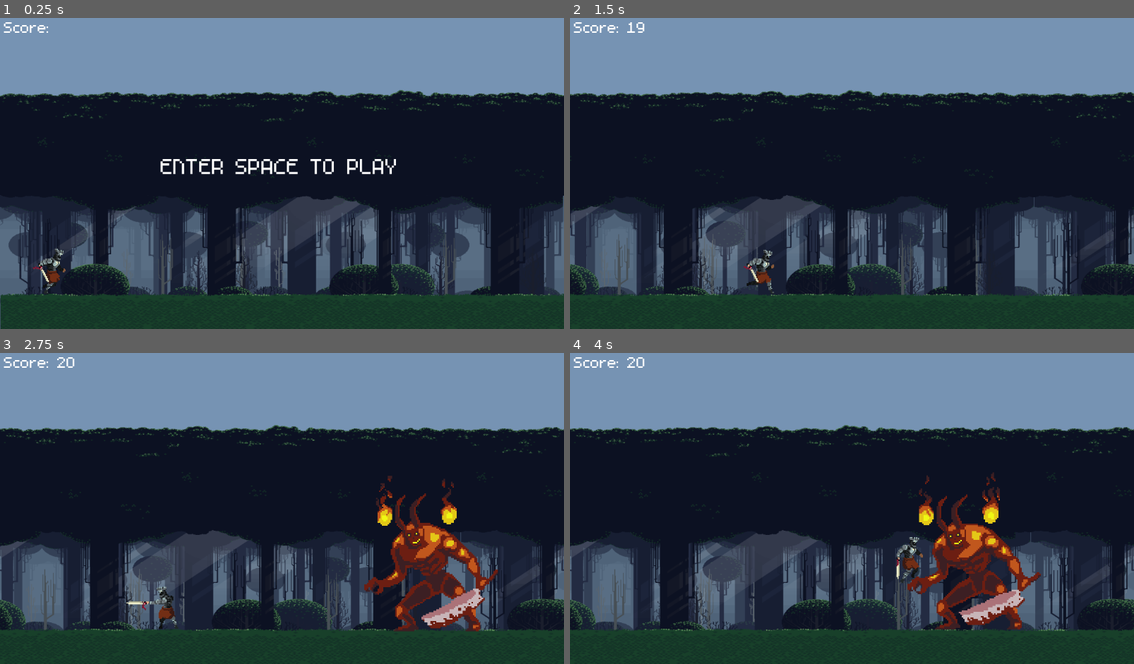
Above: before the commit, frames 1-4 (two rows, left to right).
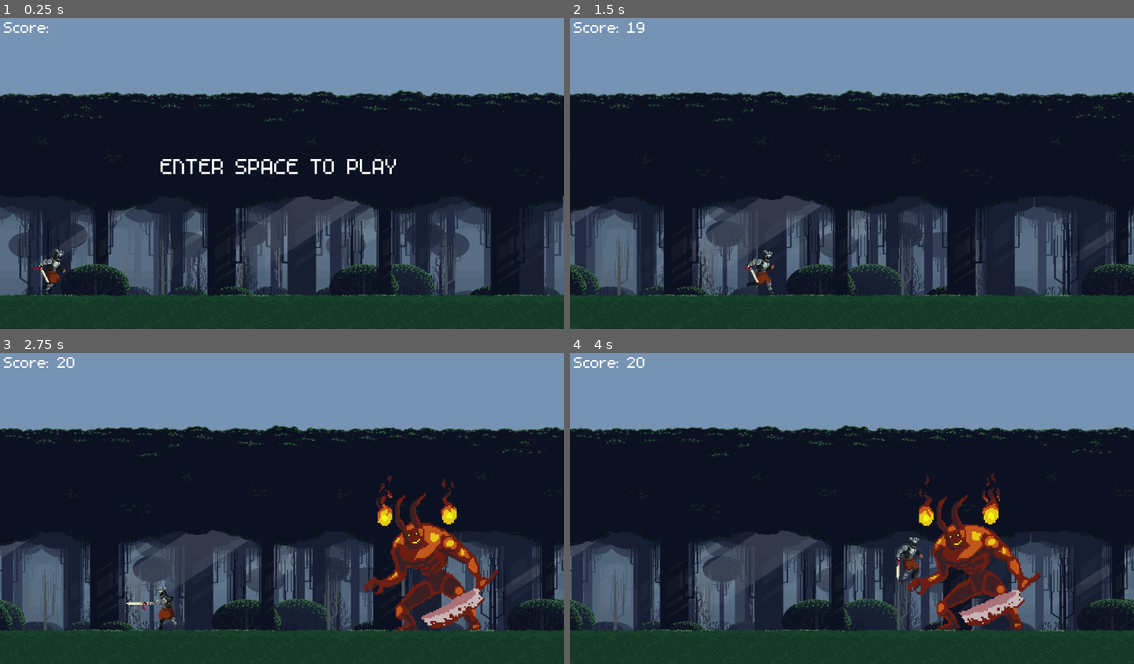
Above: after the commit, the same moments.

Repository: Takhar42/Final_GameSurvivor
Game: Godot game, scene res://Scenes/world.tscn
Two runs of this game, one before a commit and one after it. Both use one fixed random seed, a clock stepped at 60 frames per second and the inputs below.
Inputs:
- Up to frame 1 (0.25 s): no input
- Up to frame 2 (1.5 s): tap Enter (ui_accept) at 0.5 s; hold S (sword) 0.53-1.28 s; hold Right (ui_right) from 0.53 s (still down); tap Up (jump) at 0.77 s; tap S (sword) at 1.35 s
- Up to frame 3 (2.75 s): tap Up (jump) at 1.52 s; release Right (ui_right) at 2.03 s; hold Left (ui_left) from 2.03 s (still down); hold S (sword) from 2.03 s (still down)
- Up to frame 4 (4 s): release Left (ui_left) at 2.78 s; release S (sword) at 2.78 s; hold Right (ui_right) from 2.78 s (still down); tap S (sword) at 2.85 s; tap Up (jump) at 3.02, 3.77 s; hold S (sword) from 3.53 s (still down)

The runs differ from the first frame. In frame 1, 0.3% of the frame differs, in the area x 0-100%, y 74-100%; in frame 2, 0.2%; in frame 3, 0.2%; in frame 4, 0.9%, in the area x 0-100%, y 38-90%.

Commit message:
Add ground scene

Diff:
--- /dev/null
+++ b/Scenes/ground.tscn
@@ -0,0 +1,19 @@
+[gd_scene load_steps=3 format=3 uid="uid://4xsh4h3f6eij"]
+
+[ext_resource type="Texture2D" uid="uid://baspb2fo2yfl3" path="res://assets/background/Layer_0001_8.png" id="1_timp5"]
+
+[sub_resource type="RectangleShape2D" id="RectangleShape2D_rtd4a"]
+size = Vector2(2304, 72)
+
+[node name="Ground" type="StaticBody2D"]
+
+[node name="Sprite2D" type="Sprite2D" parent="."]
+position = Vector2(0, -7)
+scale = Vector2(2.49783, 1.05882)
+texture = ExtResource("1_timp5")
+centered = false
+
+[node name="CollisionShape2D" type="CollisionShape2D" parent="."]
+visible = false
+position = Vector2(1151, 29)
+shape = SubResource("RectangleShape2D_rtd4a")
--- a/Scenes/node_2d.tscn
+++ b/Scenes/node_2d.tscn
@@ -1,6 +1,5 @@
-[gd_scene load_steps=20 format=3 uid="uid://2hu24g51nt80"]
-
-[ext_resource type="Texture2D" uid="uid://baspb2fo2yfl3" path="res://assets/background/Layer_0001_8.png" id="5_sutcd"]
+[gd_scene load_steps=19 format=3 uid="uid://2hu24g51nt80"]
+
 [ext_resource type="Texture2D" uid="uid://bprx7q2mnqtas" path="res://assets/background/Layer_0010_1.png" id="7_vu6rd"]
 [ext_resource type="Texture2D" uid="uid://b6sraf2jc5v26" path="res://assets/background/Layer_0009_2.png" id="8_kyfku"]
 [ext_resource type="Texture2D" uid="uid://dartdrbkey402" path="res://assets/background/Layer_0008_3.png" id="9_50na4"]
@@ -11,6 +10,7 @@
 [ext_resource type="Texture2D" uid="uid://nh448uxqpypb" path="res://assets/background/Layer_0003_6.png" id="14_4ejrw"]
 [ext_resource type="Texture2D" uid="uid://dhpkr85t6uvoc" path="res://assets/background/Layer_0002_7.png" id="15_y2uib"]
 [ext_resource type="Texture2D" uid="uid://bmxji3s8cdrfc" path="res://assets/obstacles/Texture/rock.png" id="16_3sy7q"]
+[ext_resource type="PackedScene" uid="uid://4xsh4h3f6eij" path="res://Scenes/ground.tscn" id="16_78jsg"]
 [ext_resource type="Texture2D" uid="uid://pmkpcqoldjy7" path="res://assets/obstacles/Texture/tree_stump.png" id="17_4py12"]
 [ext_resource type="FontFile" uid="uid://cpfg2i8m7hiuw" path="res://assets/font/m5x7.ttf" id="17_gddyx"]
 [ext_resource type="PackedScene" uid="uid://dplev6niebxst" path="res://Scenes/player.tscn" id="17_tqyd5"]
@@ -18,9 +18,6 @@
 [ext_resource type="Texture2D" uid="uid://dbfaheqr8rty7" path="res://assets/obstacles/Texture/anvil.png" id="19_306ky"]
 [ext_resource type="PackedScene" uid="uid://3pgt3p6jh6rh" path="res://Scenes/boss.tscn" id="24_644rn"]
 
-[sub_resource type="RectangleShape2D" id="RectangleShape2D_rn01j"]
-size = Vector2(2304, 72)
-
 [sub_resource type="RectangleShape2D" id="RectangleShape2D_w48qf"]
 size = Vector2(192, 32)
 
@@ -104,20 +101,6 @@
 [node name="Sprite2D" type="Sprite2D" parent="ParallaxBackground/ParallaxLayer8"]
 scale = Vector2(1.24138, 0.817)
 texture = ExtResource("15_y2uib")
-centered = false
-
-[node name="StaticBody2D" type="StaticBody2D" parent="."]
-position = Vector2(1, 583)
-
-[node name="CollisionShape2D" type="CollisionShape2D" parent="StaticBody2D"]
-visible = false
-position = Vector2(1151, 29)
-shape = SubResource("RectangleShape2D_rn01j")
-
-[node name="Sprite2D" type="Sprite2D" parent="StaticBody2D"]
-position = Vector2(0, -7)
-scale = Vector2(2.49783, 1.05882)
-texture = ExtResource("5_sutcd")
 centered = false
 
 [node name="Camera2D" type="Camera2D" parent="."]
@@ -220,5 +203,8 @@
 [node name="Boss" parent="." instance=ExtResource("24_644rn")]
 position = Vector2(1016, -304)
 
+[node name="Ground" parent="." instance=ExtResource("16_78jsg")]
+position = Vector2(0, 584)
+
 [node name="Player" parent="." instance=ExtResource("17_tqyd5")]
 position = Vector2(104, 544)
--- a/Scripts/world.gd
+++ b/Scripts/world.gd
@@ -9,7 +9,7 @@
 const MAX_SPEED : int = 100
 
 @onready var player = $Node2D/Player
-@onready var ground = $Node2D/StaticBody2D
+@onready var ground = $Node2D/Ground
 @onready var camera = $Node2D/Camera2D
 @onready var boss = $Node2D/Boss
 
